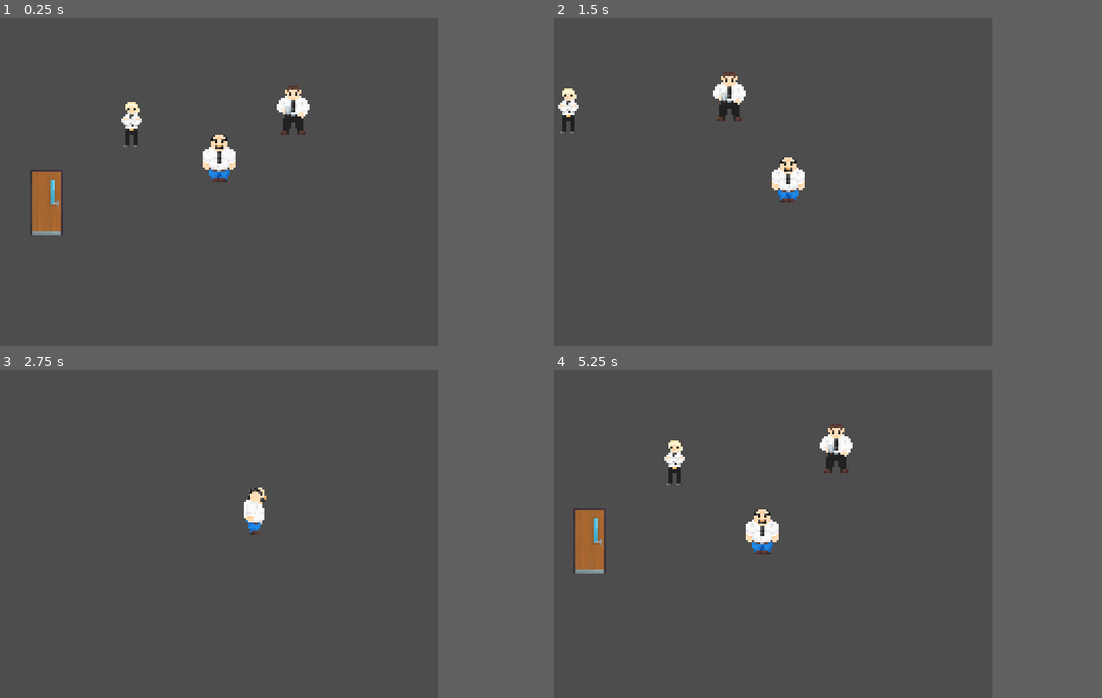
Above: before the commit, frames 1-4 (two rows, left to right).
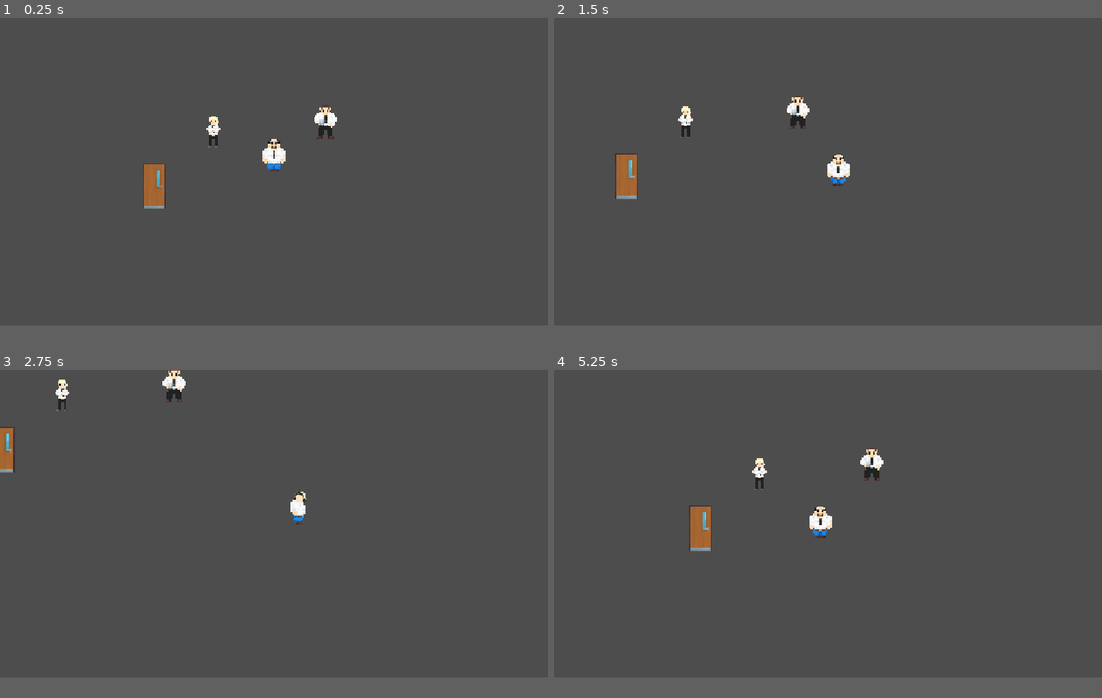
Above: after the commit, the same moments.

Repository: ShlimerAFK/GameJam
Game: Godot game, scene res://scenes/scene_1.tscn
Two runs of this game, one before a commit and one after it. Both use one fixed random seed, a clock stepped at 60 frames per second and the inputs below. The engine's default icon, where the game draws it, is replaced by a stand-in: a white triangle on a blue panel in a dark square.
Inputs:
- Up to frame 1 (0.25 s): no input
- Up to frame 2 (1.5 s): tap Enter at 0.5 s; hold D (right) 0.53-1.28 s; tap 1 (1) at 0.6 s; tap 2 (2) at 0.8, 1.35 s; hold S (down) from 1.28 s (still down)
- Up to frame 3 (2.75 s): tap 3 (3) at 1.55, 2.1 s; release S (down) at 2.03 s; hold D (right) from 2.03 s (still down); tap 4 (4) at 2.3 s
- Up to frame 4 (5.25 s): release D (right) at 2.78 s; hold W (up) 2.78-3.53 s; tap 4 (4) at 2.85 s; tap 5 (5) at 3.05, 3.6 s; hold A (left) 3.53-5.03 s; tap 1 (1) at 3.8, 4.35 s; tap 2 (2) at 4.55, 5.1 s; hold S (down) from 5.03 s (still down)
In our replay, the window is 640x480 before the commit and 800x450 after it. These sizes can differ from the game's own. Grey fills any space a smaller window leaves; there, only what the larger window draws over its background counts as a difference.

The runs differ from the first frame. In frame 1, 3.6% of the frame differs, in the area x 5-62%, y 20-67%; in frame 2, 2.6%; in frame 3, 1.3%; in frame 4, 3.6%, in the area x 3-61%, y 16-63%.

Commit message:
add simple office decor

Diff:
--- a/project.godot
+++ b/project.godot
@@ -21,8 +21,6 @@
 
 [display]
 
-window/size/viewport_width=640
-window/size/viewport_height=480
 window/stretch/mode="canvas_items"
 window/stretch/aspect="keep_height"
 
--- a/scenes/office_1.tscn
+++ b/scenes/office_1.tscn
@@ -26,10 +26,14 @@
 tile_map_data = PackedByteArray("AAACAP//AAACAAEAAAABAP//AAACAAEAAAAAAP//AAACAAEAAAD/////AAACAAEAAAD+////AAACAAEAAAD9// …(1072 unchanged characters)…
 
 [node name="TileMapLayer | decor template" parent="Tilemaps" unique_id=1762042962 instance=ExtResource("5_1l8wq")]
-tile_map_data = PackedByteArray("AAD9//r/AAAAAAAAAAD9//z/AAAAAAMAAAACAPz/AAABAAMAAAACAPr/AAABAAAAAAABAPr/AAAAAAEAAAD///r/AAABAAEAAAA=")
+tile_map_data = PackedByteArray("AAD9//r/AAAAAAAAAAD9//z/AAAAAAMAAAACAPz/AAABAAMAAAACAPr/AAABAAAAAAABAPr/AAAAAAEAAAD///r/AAABAAEAAAD///7/AAAEAAEAAAA=")
 
 [node name="TileMapLayer | decor template2" parent="Tilemaps" unique_id=1549788477 instance=ExtResource("5_1l8wq")]
-tile_map_data = PackedByteArray("AAABAPr/AAACAAAAAAA=")
+tile_map_data = PackedByteArray("AAABAPr/AAACAAAAAAD///3/AAAHAAAAAAA=")
+
+[node name="TileMapLayer | decor template3" parent="Tilemaps" unique_id=1687039179 instance=ExtResource("5_1l8wq")]
+position = Vector2(8, 0)
+tile_map_data = PackedByteArray("AAD///7/AAADAAEAAAD9//v/AAADAAAAAAA=")
 
 [node name="foreground" parent="Tilemaps" unique_id=2073150406 instance=ExtResource("4_e1il7")]
 z_index = 10
--- a/scenes/office_2.tscn
+++ b/scenes/office_2.tscn
@@ -29,7 +29,13 @@
 tile_map_data = PackedByteArray("AAD9//r/AAAAAAAAAAACAPr/AAABAAAAAAD9//z/AAAAAAMAAAACAPz/AAABAAMAAAD+//r/AAAAAAEAAAA=")
 
 [node name="TileMapLayer | decor template2" parent="Tilemaps" unique_id=1549788477 instance=ExtResource("5_h5p11")]
-tile_map_data = PackedByteArray("AAABAPr/AAACAAAAAAA=")
+tile_map_data = PackedByteArray("AAABAPr/AAACAAAAAAD9//3/AAAEAAEAAAABAP3/AAAEAAEAAAD///v/AAADAAAAAAA=")
+
+[node name="TileMapLayer | decor template3" parent="Tilemaps" unique_id=1181232244 instance=ExtResource("5_h5p11")]
+tile_map_data = PackedByteArray("AAD9//z/AAAGAAIAAAABAPz/AAAHAAEAAAD+//z/AAAAAAQAAAA=")
+
+[node name="TileMapLayer | decor template4" parent="Tilemaps" unique_id=579364626 instance=ExtResource("5_h5p11")]
+tile_map_data = PackedByteArray("AAD9//3/AAADAAEAAAACAP3/AAADAAEAAAA=")
 
 [node name="foreground" parent="Tilemaps" unique_id=2073150406 instance=ExtResource("4_uf2di")]
 z_index = 10
--- a/scenes/office_3.tscn
+++ b/scenes/office_3.tscn
@@ -29,7 +29,14 @@
 tile_map_data = PackedByteArray("AAD9//r/AAAAAAAAAAACAPr/AAABAAAAAAACAPz/AAABAAMAAAD9//z/AAAAAAMAAAABAPr/AAABAAIAAAA=")
 
 [node name="TileMapLayer | decor template2" parent="Tilemaps" unique_id=1549788477 instance=ExtResource("5_aqdri")]
-tile_map_data = PackedByteArray("AAABAPr/AAACAAAAAAA=")
+tile_map_data = PackedByteArray("AAABAPr/AAACAAAAAAAAAP3/AAAEAAEAAAA=")
+
+[node name="TileMapLayer | decor template3" parent="Tilemaps" unique_id=1963765163 instance=ExtResource("5_aqdri")]
+tile_map_data = PackedByteArray("AAAAAPz/AAAHAAIAAAA=")
+
+[node name="TileMapLayer | decor template4" parent="Tilemaps" unique_id=1903760552 instance=ExtResource("5_aqdri")]
+position = Vector2(8, 0)
+tile_map_data = PackedByteArray("AAAAAP3/AAADAAEAAAD///v/AAADAAAAAAA=")
 
 [node name="foreground" parent="Tilemaps" unique_id=2073150406 instance=ExtResource("4_thxof")]
 z_index = 10
--- a/thingies/tileset_templates/decor.tscn
+++ b/thingies/tileset_templates/decor.tscn
@@ -17,10 +17,12 @@
 1:3/0 = 0
 0:4/next_alternative_id = 2
 0:4/0 = 0
+0:4/0/y_sort_origin = 7
 0:4/1 = 1
 0:4/1/physics_layer_0/polygon_0/points = PackedVector2Array(-3, 4, -3, 0, 2, 0, 2, 4)
 0:5/next_alternative_id = 2
 0:5/0 = 0
+0:5/0/y_sort_origin = 8
 0:5/1 = 1
 0:5/1/physics_layer_0/polygon_0/points = PackedVector2Array(-3, 5, -3, 0, 2, 0, 2, 5)
 1:5/0 = 0
@@ -28,6 +30,7 @@
 7:1/next_alternative_id = 2
 7:1/0 = 0
 7:1/0/texture_origin = Vector2i(-8, 0)
+7:1/0/y_sort_origin = 8
 7:1/1 = 1
 7:1/1/texture_origin = Vector2i(-8, 0)
 7:1/1/physics_layer_0/polygon_0/points = PackedVector2Array(2, -5, 14, -5, 14, 2, 2, 2)
@@ -35,6 +38,7 @@
 7:2/next_alternative_id = 2
 7:2/0 = 0
 7:2/0/texture_origin = Vector2i(-8, 0)
+7:2/0/y_sort_origin = 8
 7:2/1 = 1
 7:2/1/texture_origin = Vector2i(-8, 0)
 7:2/1/physics_layer_0/polygon_0/points = PackedVector2Array(2, -5, 14, -5, 14, 2, 2, 2)
@@ -42,7 +46,7 @@
 3:1/0 = 0
 3:1/0/texture_origin = Vector2i(0, 8)
 3:1/0/y_sort_origin = -3
-3:1/0/physics_layer_0/polygon_0/points = PackedVector2Array(-6, 1, -6, 5, 6, 5, 6, 1)
+3:1/0/physics_layer_0/polygon_0/points = PackedVector2Array(-6, 2, -6, 6, 6, 6, 6, 2)
 2:1/size_in_atlas = Vector2i(1, 2)
 2:1/0 = 0
 2:1/0/texture_origin = Vector2i(0, 8)
@@ -52,6 +56,7 @@
 7:0/next_alternative_id = 2
 7:0/0 = 0
 7:0/0/texture_origin = Vector2i(-8, 0)
+7:0/0/y_sort_origin = 8
 7:0/1 = 1
 7:0/1/texture_origin = Vector2i(-8, 0)
 7:0/1/physics_layer_0/polygon_0/points = PackedVector2Array(2, -5, 14, -5, 14, 2, 2, 2)
@@ -62,14 +67,17 @@
 4:1/0/physics_layer_0/polygon_0/points = PackedVector2Array(-6, 0, -6, -6, 21, -6, 21, 0)
 6:0/next_alternative_id = 3
 6:0/0 = 0
+6:0/0/y_sort_origin = 8
 6:0/1 = 1
 6:0/1/physics_layer_0/polygon_0/points = PackedVector2Array(-6, -5, -6, 2, 6, 2, 6, -5)
 6:1/next_alternative_id = 2
 6:1/0 = 0
+6:1/0/y_sort_origin = 8
 6:1/1 = 1
 6:1/1/physics_layer_0/polygon_0/points = PackedVector2Array(-6, -5, -6, 2, 6, 2, 6, -5)
 6:2/next_alternative_id = 2
 6:2/0 = 0
+6:2/0/y_sort_origin = 8
 6:2/1 = 1
 6:2/1/physics_layer_0/polygon_0/points = PackedVector2Array(-6, -5, -6, 2, 6, 2, 6, -5)
 
Not shown, added: sprites/npc/Carl/carlIdle.png.import
Not shown, added: sprites/npc/Carl/carlStill.png.import
